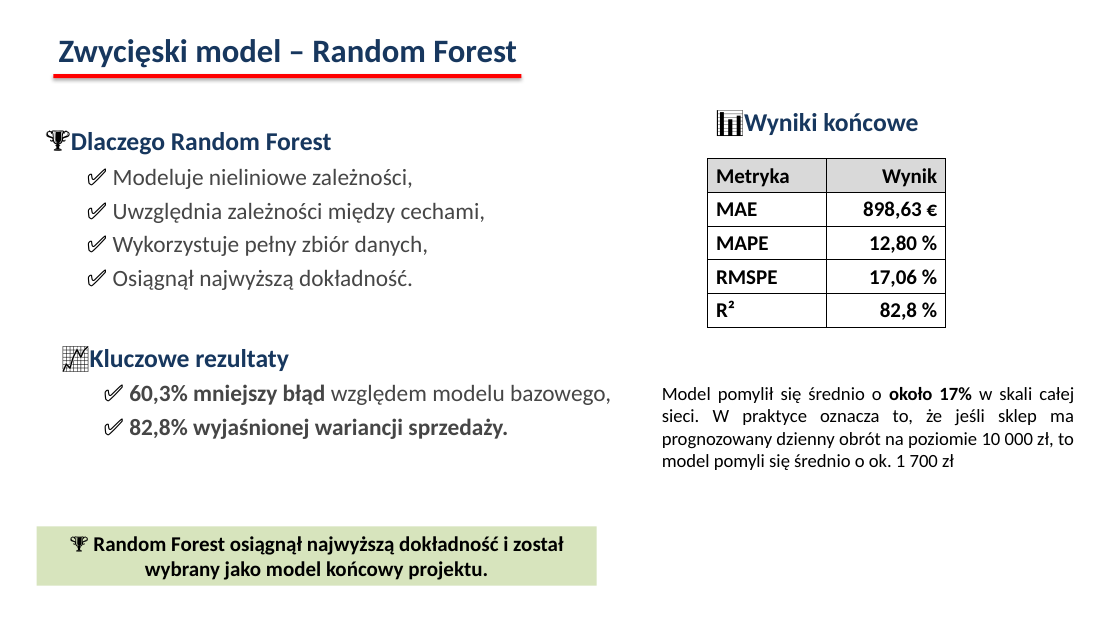
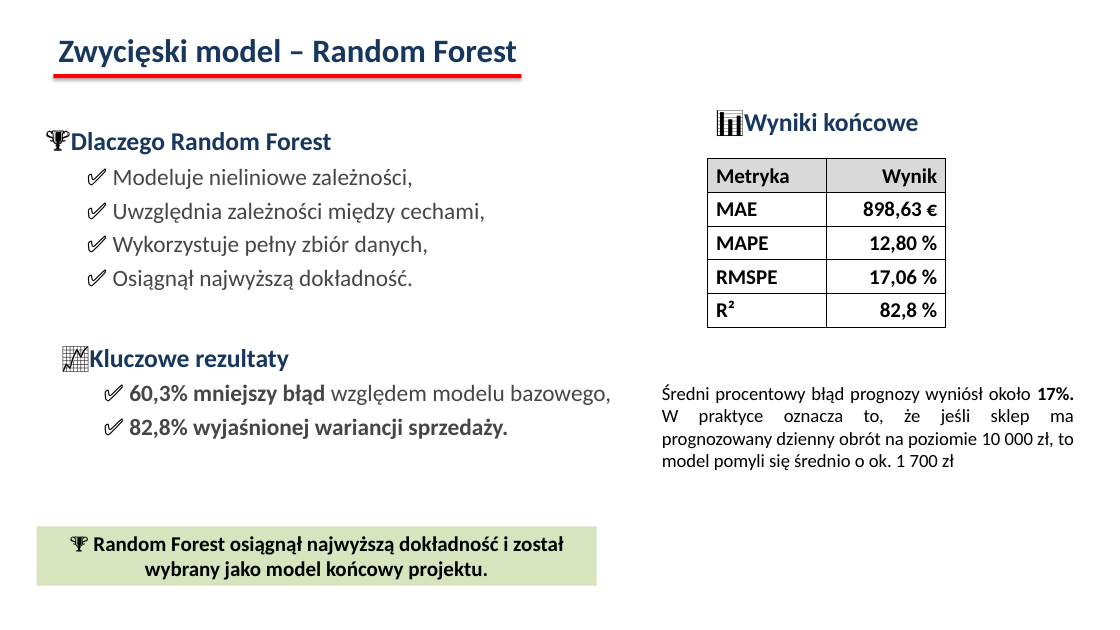
Before and after one commit to infoshareacademy/jdszr24-grupa-1, a slide deck: slide 6 of presentation/Rossmann_presentation.pptx. Drawn at 1120x630 pixels with LibreOffice and Linux fonts; fonts in the diff are those of the drawing. Boxes give left, top, right and bottom in pixels: in the first picture for what was removed or moved away, otherwise in the second. Text is boxed around its words. In the diff, an @@ line names an element or a change of style, - is before the commit and + after.

Commit message:
final_2

```diff
--- a/presentation/Rossmann_presentation.pptx
+++ b/presentation/Rossmann_presentation.pptx
@@ text at bbox=[662, 385, 1074, 470]: text changed @@
-Model pomylił się średnio o około 17% w skali całej sieci. W praktyce oznacza to, że jeśli sklep ma prognozowany dzienny obrót na poziomie 10 000 zł, to model pomyli się średnio o ok. 1 700 zł
+Średni procentowy błąd prognozy wyniósł około 17%. W praktyce oznacza to, że jeśli sklep ma prognozowany dzienny obrót na poziomie 10 000 zł, to model pomyli się średnio o ok. 1 700 zł
```
Also in this commit, not shown: 5 other slides changed.
